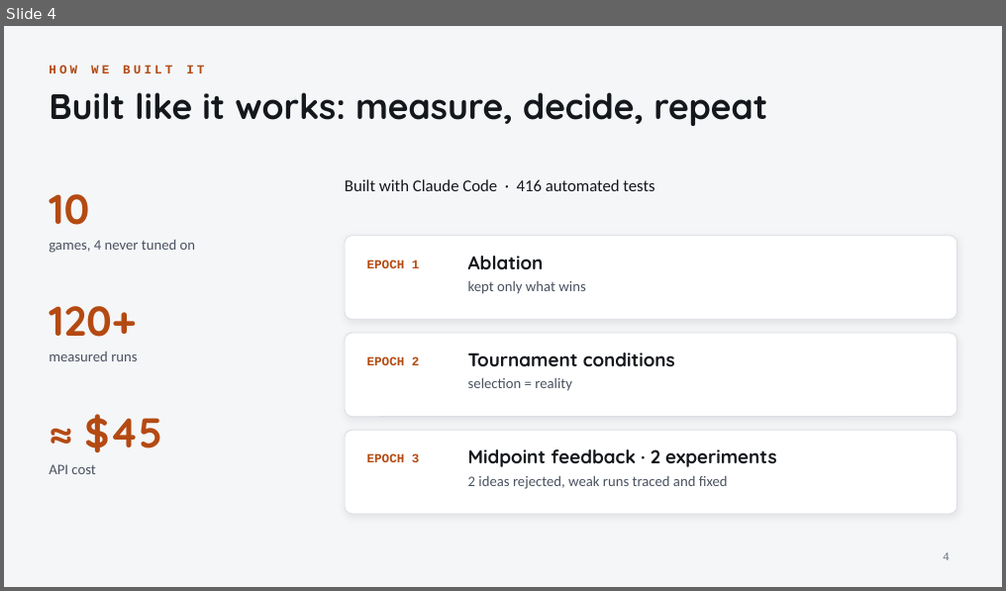
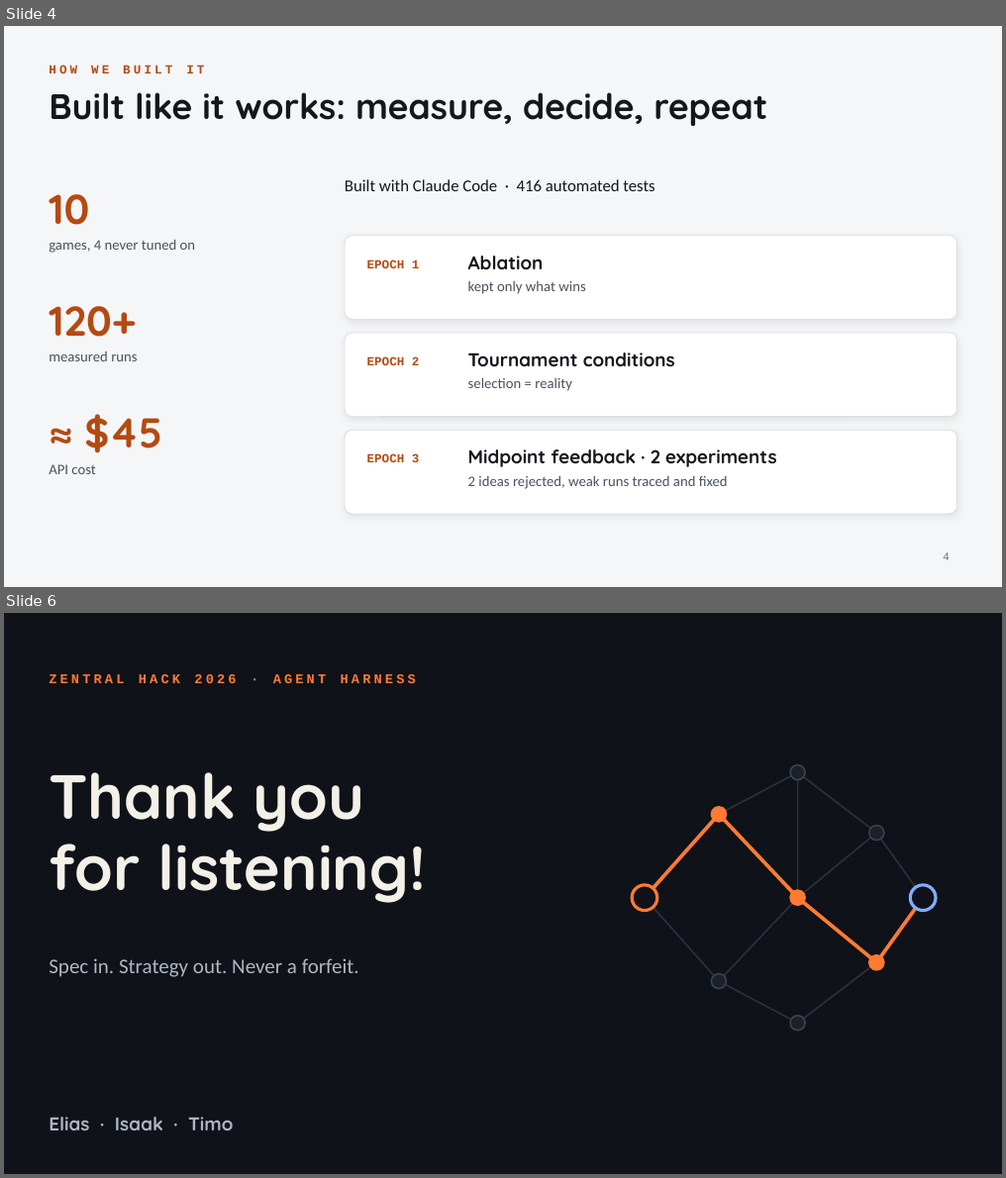
Before and after one commit to timoo-006/zentralhack-harness, a slide deck: docs/presentation/pitch.pptx. Shown one above the other, each under a label of ours: slide 4 before the commit, slides 4 and 6 after it; the slides between them are not shown. The pictures are 1006x591 and 1006x1178 pixels, drawn with LibreOffice and Linux fonts; fonts in the diff are those of the drawing. Boxes give left, top, right and bottom in pixels: in the first picture for what was removed or moved away, otherwise in the second. Text is boxed around its words. In the diff, an @@ line names an element or a change of style, - is before the commit and + after.

```diff
--- a/docs/presentation/pitch.pptx
+++ b/docs/presentation/pitch.pptx
@@ slide 6 added at [4,613,1002,1174], background #0F1218 @@
@@ text added at [49,674,416,683], 13 pt, text #FF7A33, bold @@
+ZENTRAL HACK 2026 · AGENT HARNESS
@@ text added at [49,772,426,903], 60 pt, text #F3F0E8, bold @@
+Thank you
+for listening!
@@ line added from (719, 814) to (798, 772), #2A313C 1.5 pt @@
@@ ellipse added at [790,765,805,780], fill #1B2029, outline #3A4350 1.5 pt @@
@@ line added from (798, 772) to (877, 833), #2A313C 1.5 pt @@
@@ line added from (798, 772) to (798, 898), #2A313C 1.5 pt @@
@@ line added from (645, 898) to (719, 814), #2A313C 1.5 pt @@
@@ line added from (645, 898) to (719, 814), #FF7A33 3.5 pt @@
@@ ellipse added at [712,807,727,822], fill #FF7A33, outline #FF7A33 1.5 pt @@
@@ line added from (719, 814) to (798, 898), #2A313C 1.5 pt @@
@@ line added from (719, 814) to (798, 898), #FF7A33 3.5 pt @@
@@ line added from (798, 898) to (877, 833), #2A313C 1.5 pt @@
@@ ellipse added at [869,826,884,841], fill #1B2029, outline #3A4350 1.5 pt @@
@@ line added from (877, 833) to (924, 898), #2A313C 1.5 pt @@
@@ ellipse added at [632,885,657,911], fill #0F1218, outline #FF7A33 3 pt @@
@@ line added from (645, 898) to (719, 981), #2A313C 1.5 pt @@
@@ line added from (719, 981) to (798, 898), #2A313C 1.5 pt @@
@@ ellipse added at [790,891,805,906], fill #FF7A33, outline #FF7A33 1.5 pt @@
@@ line added from (798, 898) to (877, 962), #2A313C 1.5 pt @@
@@ line added from (798, 898) to (877, 962), #FF7A33 3.5 pt @@
@@ line added from (877, 962) to (924, 898), #2A313C 1.5 pt @@
@@ line added from (877, 962) to (924, 898), #FF7A33 3.5 pt @@
@@ ellipse added at [911,885,936,911], fill #0F1218, outline #7FAEFF 3 pt @@
@@ text added at [49,959,359,977], 20 pt, text #AEB6C2 @@
+Spec in. Strategy out. Never a forfeit.
@@ line added from (798, 1023) to (877, 962), #2A313C 1.5 pt @@
@@ ellipse added at [869,956,884,970], fill #FF7A33, outline #FF7A33 1.5 pt @@
@@ ellipse added at [712,973,727,989], fill #1B2029, outline #3A4350 1.5 pt @@
@@ line added from (719, 981) to (798, 1023), #2A313C 1.5 pt @@
@@ ellipse added at [790,1016,805,1031], fill #1B2029, outline #3A4350 1.5 pt @@
@@ text added at [49,1117,233,1131], 18 pt, text #AEB6C2, bold @@
+Elias · Isaak · Timo
```
Also in this commit, not shown: 1 slide changed, 3 other files.
